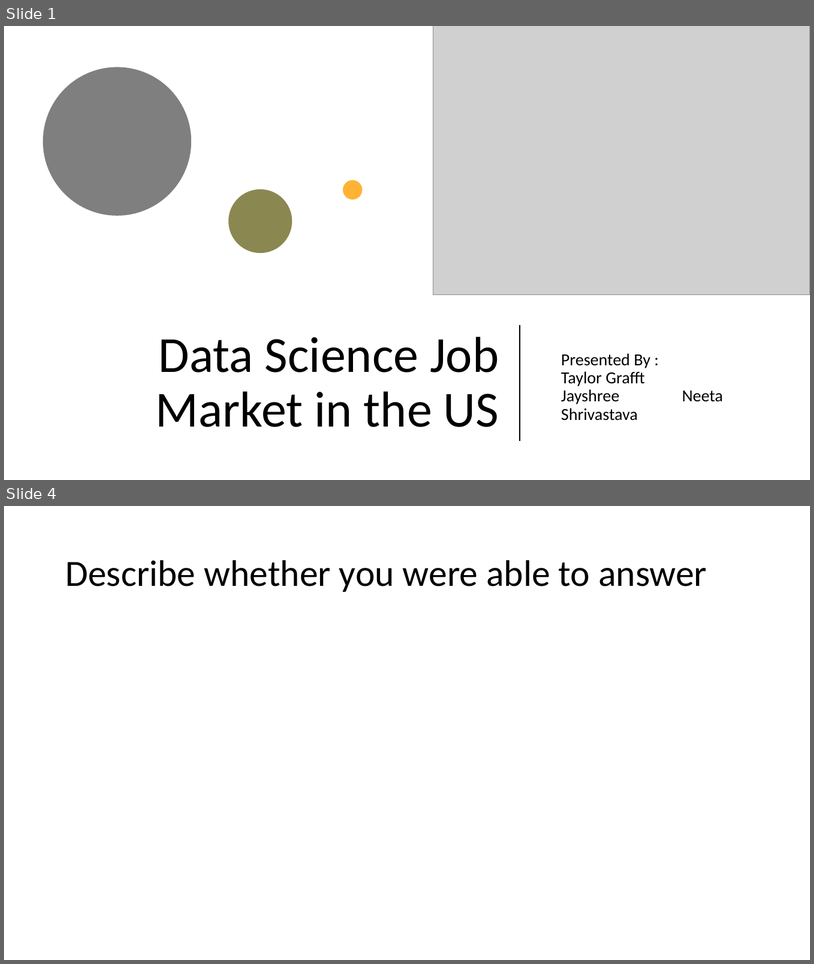
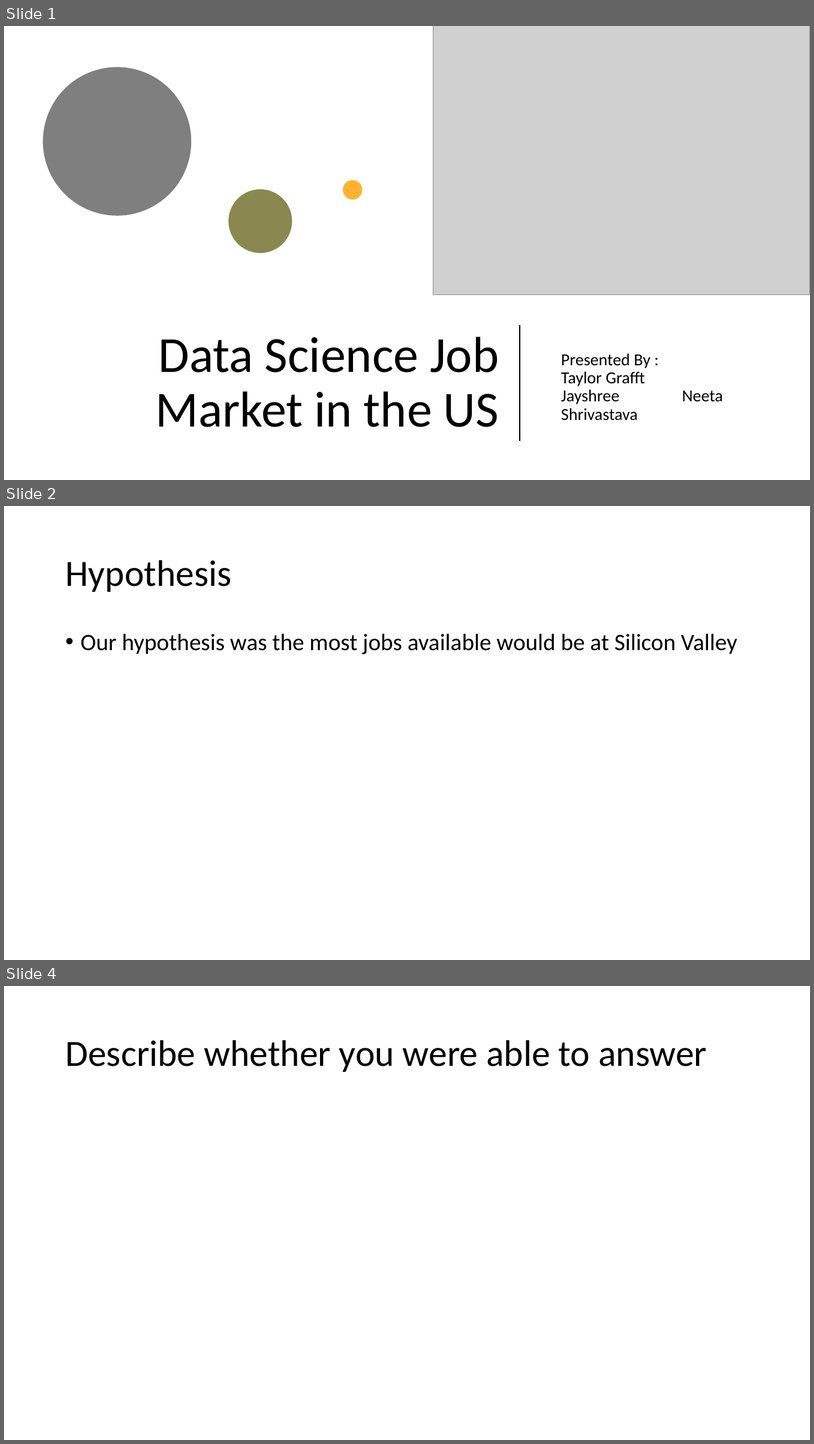
Before and after one commit to tjgrafft/DataScienceJobs_Project, a slide deck: presentation/Presentation.pptx. Shown one above the other, each under a label of ours: slides 1 and 4 before the commit, slides 1, 2 and 4 after it; the slides between them are not shown. The pictures are 814x964 and 814x1444 pixels, drawn with LibreOffice and Linux fonts; fonts in the diff are those of the drawing; grey boxes stand for pictures. Boxes give left, top, right and bottom in pixels: in the first picture for what was removed or moved away, otherwise in the second. Text is boxed around its words. In the diff, an @@ line names an element or a change of style, - is before the commit and + after.

```diff
--- a/presentation/Presentation.pptx
+++ b/presentation/Presentation.pptx
@@ slide 2 added at (4,506,810,960), background #FFFFFF @@
@@ title added at (65,560,231,592), 44 pt, text #000000 @@
+Hypothesis
@@ text added at (81,633,738,654), 28 pt, text #000000 @@
+• Our hypothesis was the most jobs available would be at Silicon Valley
```
Also in this commit, not shown: 1 slide changed, 5 other slides added, 3 slides removed.
